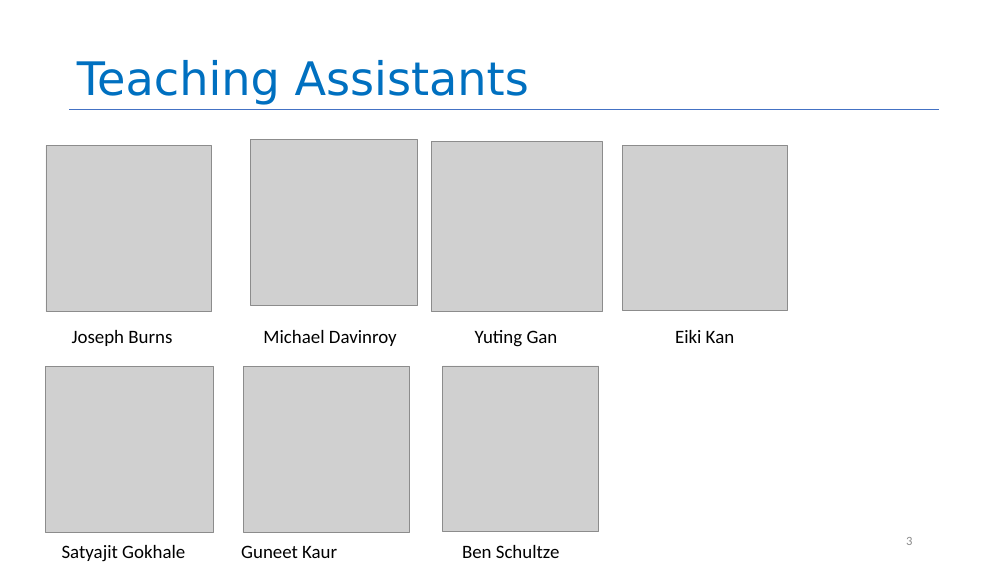
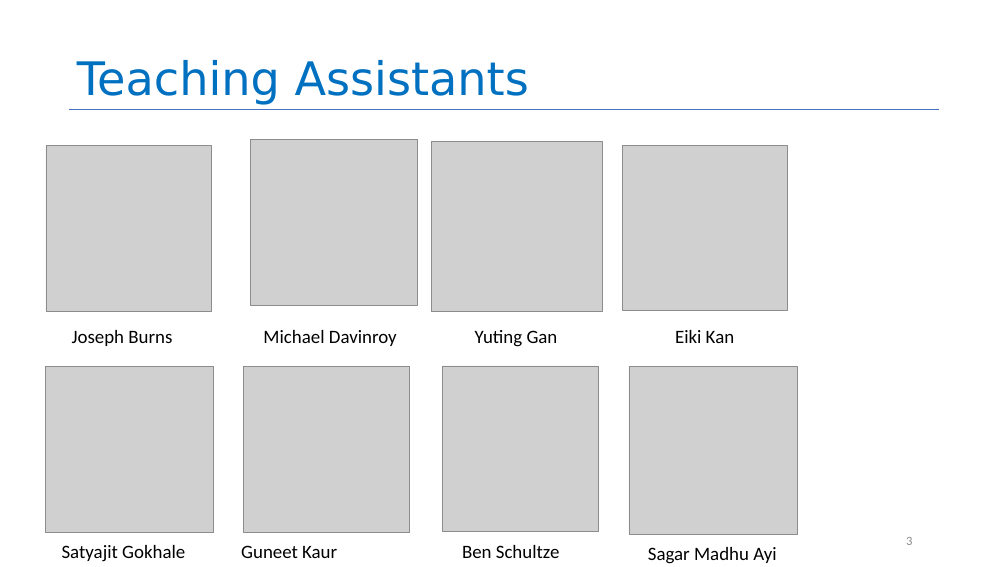
Before and after one commit to neu-se/CS4530-CS5500-Spring-2021, a slide deck: slide 3 of Slides/Lesson 1.1 Course Introduction.pptx. Drawn at 1008x567 pixels with LibreOffice and Linux fonts; fonts in the diff are those of the drawing; grey boxes stand for pictures. Boxes give left, top, right and bottom in pixels: in the first picture for what was removed or moved away, otherwise in the second. Text is boxed around its words. In the diff, an @@ line names an element or a change of style, - is before the commit and + after.

Commit message:
added Sagar picture to Lesson 1.1

```diff
--- a/Slides/Lesson 1.1 Course Introduction.pptx
+++ b/Slides/Lesson 1.1 Course Introduction.pptx
@@ picture added at <box>629,366,798,535</box> @@
@@ text added at <box>648,547,776,564</box>, 18 pt, text #000000 @@
+Sagar Madhu Ayi
```
